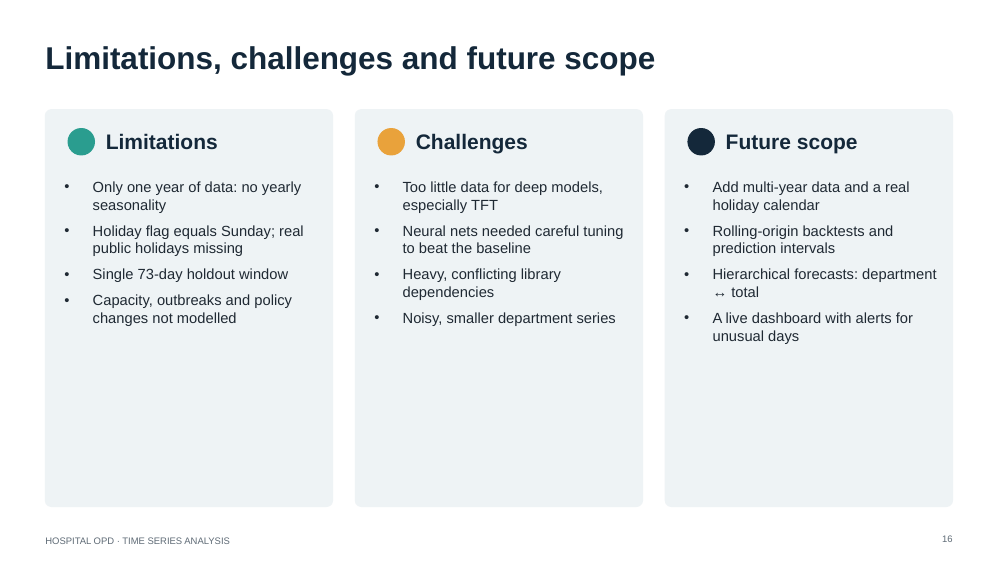
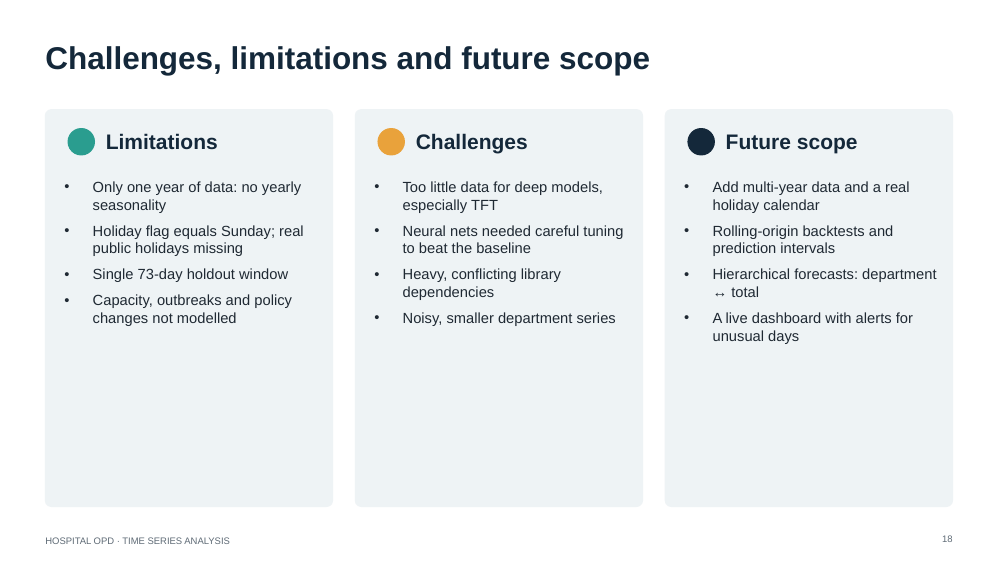
Before and after one commit to YashBansal26/Hospital-OPD-Time-Series-Analysis, a slide deck: slide 18 of presentations/Hospital_OPD_Time_Series_Analysis_Final.pptx (slide 16 before the commit). Drawn at 1008x567 pixels with LibreOffice and Linux fonts; fonts in the diff are those of the drawing. Boxes give left, top, right and bottom in pixels: in the first picture for what was removed or moved away, otherwise in the second. Text is boxed around its words. In the diff, an @@ line names an element or a change of style, - is before the commit and + after.

```diff
--- a/presentations/Hospital_OPD_Time_Series_Analysis_Final.pptx
+++ b/presentations/Hospital_OPD_Time_Series_Analysis_Final.pptx
@@ title at (45, 46, 650, 75): text changed @@
-Limitations, challenges and future scope
+Challenges, limitations and future scope
```
Also in this commit, not shown: 3 other slides changed, 3 slides added, 1 other file.
